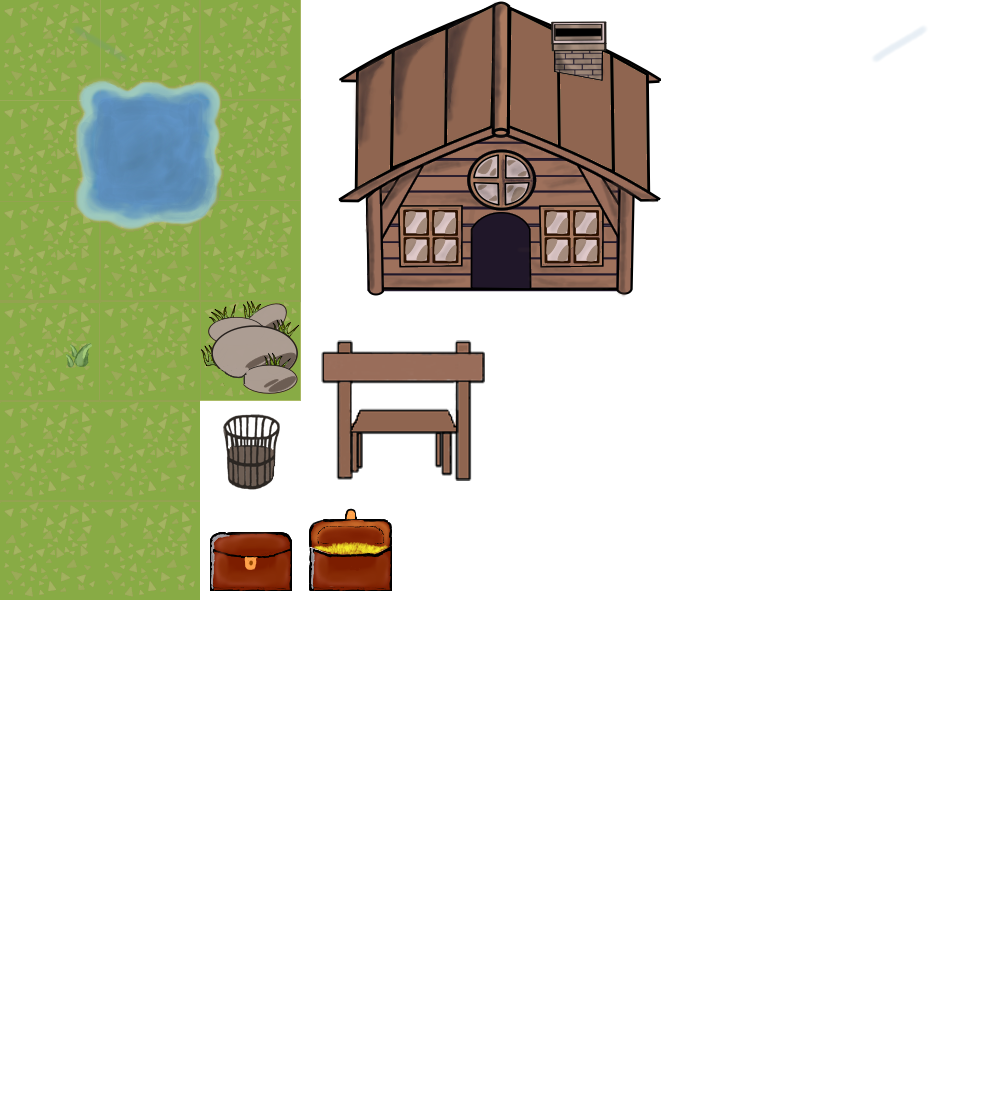
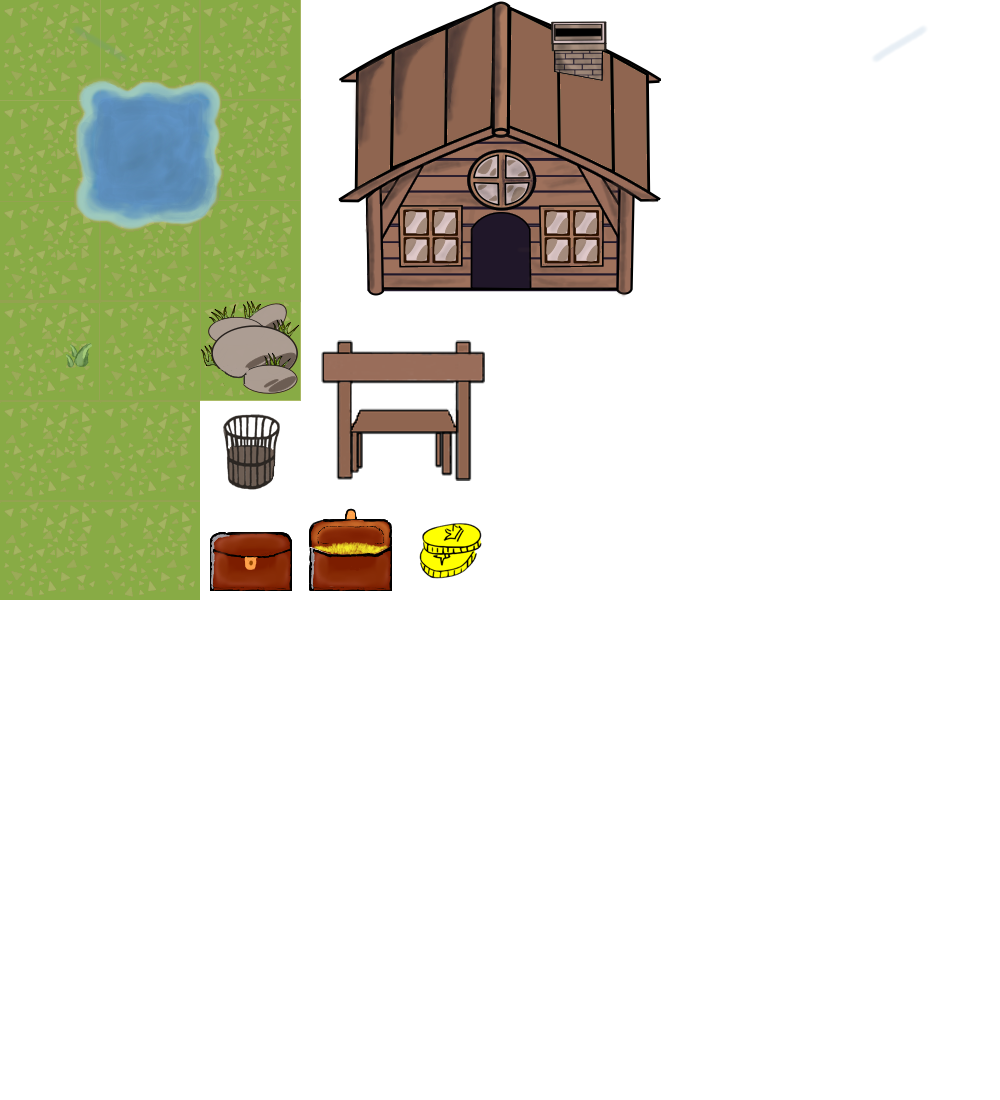
Layer changes from the first w=1000, h=1100 image to the second:
renamed "Shop" to "Layer 1", painted on it over [left=419, top=523, right=482, bottom=579]
removed layer "chest" over [left=419, top=523, right=482, bottom=579]
removed layer "bin" over [left=419, top=523, right=482, bottom=579]
removed layer "Paint" over [left=419, top=523, right=482, bottom=579]
